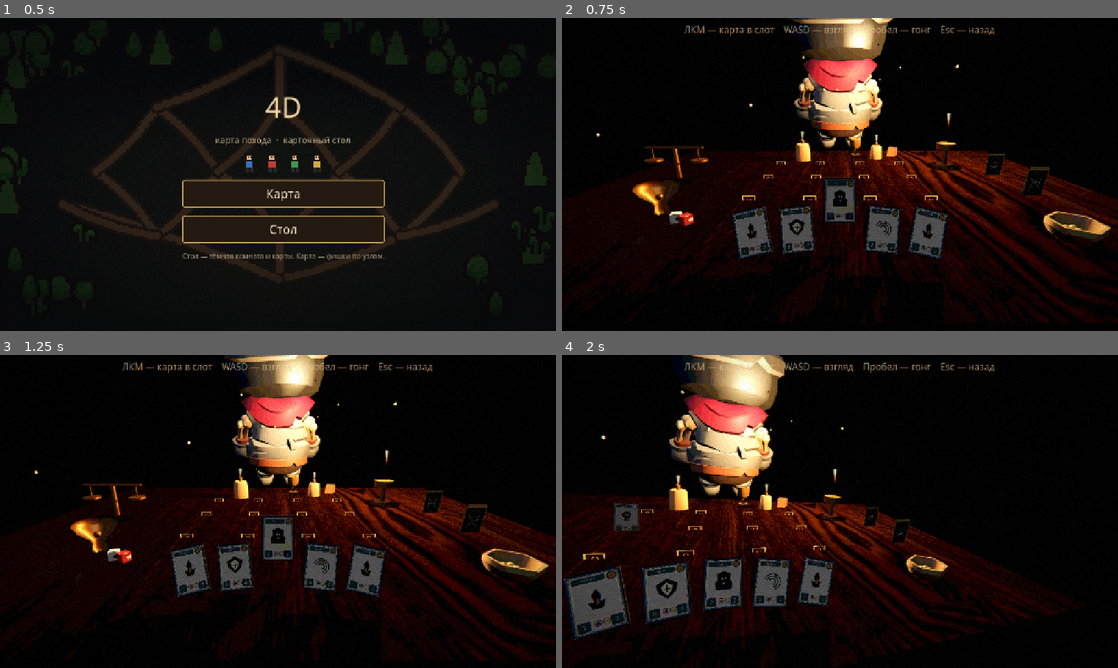
Above: before the commit, frames 1-4 (two rows, left to right).
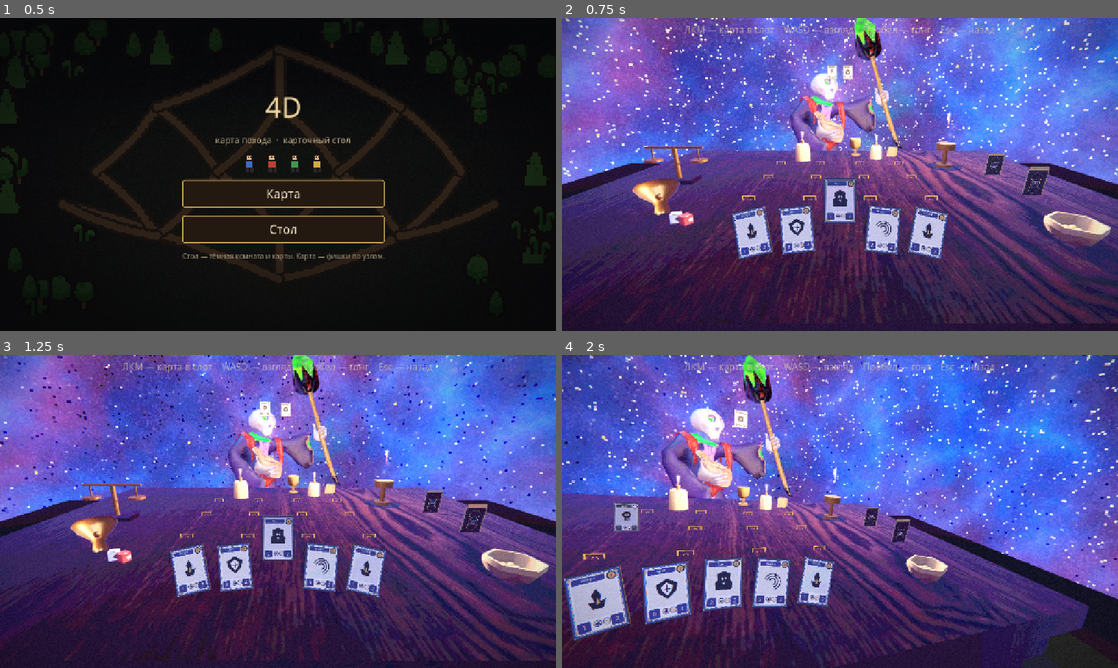
Above: after the commit, the same moments.

Repository: danyakulakov544-ux/magicka
Game: Godot game, scene res://scenes/menu/main_menu.tscn
Same seed, same stepped clock (60 frames per second), same inputs: the game is played once before the commit and once after it.
Inputs (mouse positions are in pixels of both pictures, inside the frame that each line leads up to):
- Up to frame 1 (0.5 s): no input
- Up to frame 2 (0.75 s): click "Стол" at 0.5 s
- Up to frame 3 (1.25 s): no input
- Up to frame 4 (2 s): tap Enter at 1.25 s; move the mouse to (962, 495) at 1.27 s; hold D from 1.28 s (still down); tap Q at 1.35 s; click (962, 495) at 1.42 s; tap Space at 1.52 s

Frame 1 is identical in both runs. In frame 2, 100% of the frame differs, in the area x 0-100%, y 0-100%; in frame 3, 100%; in frame 4, 100%.

Commit message:
Replace KayKit opponents with decimated heroes and a bright nebula.
The Winter King, Wizard, and Brown Bear are Grab3D CC0 models cut to 24k triangles. The undead king is Dmitry Porotnikov's Undead Mage. The night HDRI is a color-shifting space sky.

Co-authored-by: danyakulakov544-ux <danyakulakov544-ux@users.noreply.github.com>

Diff:
--- a/scripts/table/card_table.gd
+++ b/scripts/table/card_table.gd
@@ -192,99 +192,63 @@
 
 func _build_opponent() -> void:
 	var heroes := {
-		"human_king": "res://assets/kaykit/Knight.glb",
-		"mage_king": "res://assets/kaykit/Mage.glb",
-		"undead_king": "res://assets/kaykit/Skeleton_Warrior.glb",
-		"bear": "res://assets/quaternius/bear.glb",
+		"human_king": "res://assets/opponents/human_king.glb",
+		"mage_king": "res://assets/opponents/mage_king.glb",
+		"undead_king": "res://assets/opponents/undead_king.glb",
+		"bear": "res://assets/opponents/bear.glb",
 	}
 	var hero := _hero_id()
 	var path: String = str(heroes.get(hero, heroes["human_king"]))
 	var actor := (load(path) as PackedScene).instantiate() as Node3D
 	_world.add_child(actor)
-	# KayKit rigs are already about human height. Skinned-mesh bounds are not.
+	_seat_opponent(actor, hero)
+	_opponent_idle(actor)
+	var key := OmniLight3D.new()
+	key.light_color = Color(0.96, 0.94, 1.0)
+	key.light_energy = 1.55
+	key.omni_range = 4.2
+	key.shadow_enabled = false
+	key.position = Vector3(0.2, 1.35, -0.2)
+	_world.add_child(key)
+	var rim := OmniLight3D.new()
+	rim.light_color = Color(0.45, 0.72, 1.0)
+	rim.light_energy = 1.15
+	rim.omni_range = 3.4
+	rim.shadow_enabled = false
+	rim.position = Vector3(-0.55, 1.7, -1.85)
+	_world.add_child(rim)
+
+
+func _seat_opponent(actor: Node3D, hero: String) -> void:
+	var box := _merged_aabb(actor)
+	var height := maxf(box.size.y, 0.001)
+	var target_h := 1.28
 	if hero == "bear":
-		actor.scale = Vector3.ONE * 0.55
-		actor.position = Vector3(0.0, TABLE_Y - 0.02, -1.05)
-		actor.rotation.y = 0.0
-	else:
-		actor.scale = Vector3.ONE * 0.48
-		actor.position = Vector3(0.0, TABLE_Y - 0.15, -0.98)
-		actor.rotation.y = PI
-	_hide_spare_weapons(actor, hero)
-	if hero == "bear":
-		_bear_idle(actor)
-	else:
-		_play_sit(actor)
-	_wear_crown(actor)
-	var face := OmniLight3D.new()
-	face.light_color = Color(1.0, 0.78, 0.55)
-	face.light_energy = 0.7
-	face.omni_range = 1.8
-	face.shadow_enabled = false
-	face.position = Vector3(0.1, TABLE_Y + 0.55, -0.55)
-	_world.add_child(face)
-
-
-func _wear_crown(actor: Node3D) -> void:
-	var head := actor.find_child("head", true, false)
-	var crown := (load("res://assets/quaternius/Crown.glb") as PackedScene).instantiate() as Node3D
-	var host: Node = head if head != null else actor
-	host.add_child(crown)
-	# Source crown is about 8 mm tall. 22× on a unit-scale head is a small circlet.
-	crown.scale = Vector3.ONE * 0.35
-	crown.position = Vector3(0.0, 0.18, 0.04) if head != null else actor.position + Vector3(0, 0.7, 0)
-	crown.rotation = Vector3.ZERO
-
-
-func _hide_spare_weapons(root: Node, hero: String) -> void:
-	var keep := "1h_sword"
-	if hero == "mage_king":
-		keep = "2h_staff"
+		target_h = 1.15
 	elif hero == "undead_king":
-		keep = "sword"
-	for node in root.find_children("*", "Node3D", true, false):
-		var nm := String(node.name).to_lower()
-		var gear := nm.contains("sword") or nm.contains("shield") or nm.contains("spellbook") or nm.contains("wand") or nm.contains("staff") or nm.contains("axe") or nm.contains("bow")
-		if gear and not nm.contains(keep):
-			node.visible = false
-
-
-func _play_sit(root: Node) -> void:
-	var found := root.find_children("*", "AnimationPlayer", true, false)
-	if found.is_empty():
-		return
-	var ap := found[0] as AnimationPlayer
-	var chosen := ""
-	for name in ap.get_animation_list():
-		var text := String(name)
-		if text.ends_with("Sit_Chair_Idle"):
-			chosen = text
-			break
-	if chosen == "":
-		for name in ap.get_animation_list():
-			var text := String(name)
-			if text == "Idle" or text.ends_with("/Idle"):
-				chosen = text
-				break
-	if chosen == "":
-		return
-	var anim := ap.get_animation(chosen)
-	if anim:
-		anim.loop_mode = Animation.LOOP_LINEAR
-	ap.play(chosen)
-
-
-func _bear_idle(actor: Node3D) -> void:
+		target_h = 1.85
+	var s := target_h / height
+	# Imported glTF faces Godot +Z. Turn that face toward the camera (+Z world).
+	var z_max := box.position.z + box.size.z
+	var center_x := box.get_center().x
+	var y_min := box.position.y
+	actor.scale = Vector3.ONE * s
+	actor.rotation.y = 0.0
+	var floor_y := 0.02 if hero == "bear" else -0.02
+	actor.position = Vector3(-center_x * s, floor_y - y_min * s, -1.05 - z_max * s)
+
+
+func _opponent_idle(actor: Node3D) -> void:
 	var base_scale := actor.scale
 	var base_yaw := actor.rotation.y
 	var breath := create_tween()
 	breath.set_loops()
-	breath.tween_property(actor, "scale", base_scale * Vector3(1.03, 1.06, 1.03), 1.3).set_trans(Tween.TRANS_SINE).set_ease(Tween.EASE_IN_OUT)
-	breath.tween_property(actor, "scale", base_scale, 1.3).set_trans(Tween.TRANS_SINE).set_ease(Tween.EASE_IN_OUT)
+	breath.tween_property(actor, "scale", base_scale * Vector3(1.015, 1.035, 1.015), 1.7).set_trans(Tween.TRANS_SINE).set_ease(Tween.EASE_IN_OUT)
+	breath.tween_property(actor, "scale", base_scale, 1.7).set_trans(Tween.TRANS_SINE).set_ease(Tween.EASE_IN_OUT)
 	var look := create_tween()
 	look.set_loops()
-	look.tween_property(actor, "rotation:y", base_yaw + 0.18, 1.5).set_trans(Tween.TRANS_SINE).set_ease(Tween.EASE_IN_OUT)
-	look.tween_property(actor, "rotation:y", base_yaw - 0.18, 1.5).set_trans(Tween.TRANS_SINE).set_ease(Tween.EASE_IN_OUT)
+	look.tween_property(actor, "rotation:y", base_yaw + 0.06, 2.4).set_trans(Tween.TRANS_SINE).set_ease(Tween.EASE_IN_OUT)
+	look.tween_property(actor, "rotation:y", base_yaw - 0.06, 2.4).set_trans(Tween.TRANS_SINE).set_ease(Tween.EASE_IN_OUT)
 
 
 func _build_mode_props() -> void:
@@ -973,27 +937,30 @@
 	var env := WorldEnvironment.new()
 	var world_env := Environment.new()
 	var sky := Sky.new()
-	var pano := PanoramaSkyMaterial.new()
-	pano.panorama = load("res://assets/polyhaven/rogland_clear_night_1k.hdr")
-	sky.sky_material = pano
+	var nebula := ShaderMaterial.new()
+	nebula.shader = load("res://shaders/nebula_sky.gdshader")
+	nebula.set_shader_parameter("sky_cool", load("res://assets/sky/space_lightblue.jpg"))
+	nebula.set_shader_parameter("sky_warm", load("res://assets/sky/space_red.jpg"))
+	sky.sky_material = nebula
 	world_env.sky = sky
 	world_env.background_mode = Environment.BG_SKY
-	world_env.background_energy_multiplier = 0.75
+	world_env.background_energy_multiplier = 1.15
 	world_env.ambient_light_source = Environment.AMBIENT_SOURCE_SKY
-	world_env.ambient_light_energy = 0.16
+	world_env.ambient_light_energy = 0.38
 	world_env.tonemap_mode = Environment.TONE_MAPPER_FILMIC
-	world_env.tonemap_exposure = 1.05
+	world_env.tonemap_exposure = 1.08
 	world_env.glow_enabled = true
-	world_env.glow_intensity = 0.18
-	world_env.glow_bloom = 0.05
-	world_env.glow_hdr_threshold = 0.95
+	world_env.glow_intensity = 0.22
+	world_env.glow_bloom = 0.06
+	world_env.glow_hdr_threshold = 1.05
 	world_env.fog_enabled = true
 	world_env.fog_mode = Environment.FOG_MODE_DEPTH
-	world_env.fog_depth_begin = 2.6
-	world_env.fog_depth_end = 7.0
-	world_env.fog_depth_curve = 1.15
-	world_env.fog_light_color = Color(0.04, 0.05, 0.08)
-	world_env.fog_light_energy = 0.2
+	world_env.fog_sky_affect = 0.0
+	world_env.fog_depth_begin = 3.4
+	world_env.fog_depth_end = 9.0
+	world_env.fog_depth_curve = 1.2
+	world_env.fog_light_color = Color(0.28, 0.14, 0.36)
+	world_env.fog_light_energy = 0.35
 	env.environment = world_env
 	_world.add_child(env)
 
@@ -1010,15 +977,15 @@
 	_rig.add_child(_cam)
 
 	var sun := DirectionalLight3D.new()
-	sun.light_color = Color(1.0, 0.92, 0.82)
-	sun.light_energy = 0.03
-	sun.rotation_degrees = Vector3(-55, 25, 0)
+	sun.light_color = Color(0.82, 0.88, 1.0)
+	sun.light_energy = 0.55
+	sun.rotation_degrees = Vector3(-48, 18, 0)
 	sun.shadow_enabled = false
 	_world.add_child(sun)
 
 	var fill := OmniLight3D.new()
-	fill.light_color = Color(0.35, 0.45, 0.55)
-	fill.light_energy = 0.1
+	fill.light_color = Color(0.55, 0.62, 0.85)
+	fill.light_energy = 0.45
 	fill.omni_range = 3.4
 	fill.shadow_enabled = false
 	fill.position = Vector3(-0.2, 1.35, 0.4)
--- /dev/null
+++ b/shaders/nebula_sky.gdshader
@@ -0,0 +1,107 @@
+shader_type sky;
+
+// Bright, slowly drifting space.
+// Sky photos: StumpyStrust, "Space skyboxes", CC0
+// https://opengameart.org/content/space-skyboxes-0
+// Nebula motion adapted from "Nebula Stars Clouds" by grimbeef, CC0
+// https://godotshaders.com/shader/nebula-stars-clouds/
+
+uniform sampler2D sky_cool : source_color, filter_linear_mipmap, repeat_enable;
+uniform sampler2D sky_warm : source_color, filter_linear_mipmap, repeat_enable;
+
+float hash21(vec2 p) {
+	p = fract(p * vec2(123.34, 345.45));
+	p += dot(p, p + 34.345);
+	return fract(p.x * p.y);
+}
+
+float noise(vec2 p) {
+	vec2 i = floor(p);
+	vec2 f = fract(p);
+	f = f * f * (3.0 - 2.0 * f);
+	float a = hash21(i);
+	float b = hash21(i + vec2(1.0, 0.0));
+	float c = hash21(i + vec2(0.0, 1.0));
+	float d = hash21(i + vec2(1.0, 1.0));
+	return mix(mix(a, b, f.x), mix(c, d, f.x), f.y);
+}
+
+mat2 rot(float a) {
+	float c = cos(a);
+	float s = sin(a);
+	return mat2(vec2(c, -s), vec2(s, c));
+}
+
+// Same layered flow as the CC0 nebula shader, with value noise instead of a texture.
+float flow(vec2 p, float t) {
+	float z = 2.0;
+	float rz = 0.02;
+	vec2 bp = p;
+	for (float i = 1.0; i < 6.0; i += 1.0) {
+		p += t * 0.35;
+		bp += t * 0.22;
+		vec2 gr = vec2(
+			noise(p + vec2(0.09, 0.0)) - noise(p - vec2(0.09, 0.0)),
+			noise(p + vec2(0.0, 0.09)) - noise(p - vec2(0.0, 0.09))
+		);
+		gr *= rot(t * 0.15 - (0.05 * p.x + 0.03 * p.y));
+		p += gr * 0.85;
+		rz += (sin(noise(p) * 6.0) * 0.45 + 0.62) / z;
+		p = mix(bp, p, 0.92);
+		z *= 1.45;
+		p *= 2.0;
+		bp *= 1.85;
+	}
+	return rz;
+}
+
+vec3 hue_shift(vec3 col, float h) {
+	vec3 k = vec3(0.57735);
+	float c = cos(h);
+	return col * c + cross(k, col) * sin(h) + k * dot(k, col) * (1.0 - c);
+}
+
+void sky() {
+	vec3 dir = normalize(EYEDIR);
+	float lon = atan(dir.z, dir.x);
+	float lat = asin(clamp(dir.y, -1.0, 1.0));
+	vec2 uv = vec2(fract(lon / TAU + 0.5 + TIME * 0.004), lat / PI + 0.5);
+
+	vec3 cool = texture(sky_cool, uv).rgb;
+	vec3 warm = texture(sky_warm, uv).rgb;
+	float crossfade = 0.35 + 0.45 * sin(TIME * 0.14);
+	vec3 photo = mix(cool, warm, crossfade);
+	photo = pow(max(photo, vec3(0.02)), vec3(0.78));
+	photo = hue_shift(photo, sin(TIME * 0.09) * 0.9);
+	photo *= vec3(0.95, 1.05, 1.2);
+
+	float t = TIME * 0.05;
+	vec2 p = vec2(lon, lat) * 1.35 + vec2(t * 0.35, t * 0.12);
+	float a = flow(p, t);
+	float b = flow(p * 1.4 + vec2(2.2, 1.1), t + 1.7);
+	vec3 magenta = vec3(1.0, 0.18, 0.55);
+	vec3 cyan = vec3(0.1, 0.85, 1.0);
+	vec3 gold = vec3(1.0, 0.72, 0.15);
+	vec3 violet = vec3(0.55, 0.2, 1.0);
+	// Spatially separated hues. Mixing them in one pixel turns the sky gray.
+	float band = sin(a * 1.6 + TIME * 0.18);
+	float band2 = sin(b * 1.35 - TIME * 0.12);
+	vec3 tint = mix(magenta, cyan, smoothstep(-0.2, 0.85, band));
+	tint = mix(tint, gold, smoothstep(0.15, 0.95, band2));
+	tint = mix(tint, violet, smoothstep(0.45, 1.0, sin(a * 0.7 + b + TIME * 0.08)) * 0.65);
+
+	float star_cell = 180.0;
+	vec2 cell = floor(vec2(lon, lat) * star_cell);
+	float r = hash21(cell);
+	float stars = 0.0;
+	if (r > 0.965) {
+		float tw = 0.4 + 0.6 * sin(TIME * (1.2 + r * 5.0) + r * 80.0);
+		stars = tw * (0.7 + r);
+	}
+
+	float up = smoothstep(-0.35, 0.8, dir.y);
+	vec3 col = photo * tint * mix(1.35, 1.7, up);
+	col += tint * 0.22;
+	col += vec3(stars);
+	COLOR = col;
+}
--- a/tools/render_portraits.gd
+++ b/tools/render_portraits.gd
@@ -4,10 +4,10 @@
 ## Replace the PNGs later; paths stay the same.
 
 const HEROES := [
-	{"id": "human_king", "scene": "res://assets/kaykit/Knight.glb", "border": Color("d4a24a")},
-	{"id": "mage_king", "scene": "res://assets/kaykit/Mage.glb", "border": Color("6f8fd4")},
-	{"id": "undead_king", "scene": "res://assets/kaykit/Skeleton_Warrior.glb", "border": Color("8d9a78")},
-	{"id": "bear", "scene": "res://assets/quaternius/bear.glb", "border": Color("c47848")},
+	{"id": "human_king", "scene": "res://assets/opponents/human_king.glb", "border": Color("d4a24a")},
+	{"id": "mage_king", "scene": "res://assets/opponents/mage_king.glb", "border": Color("6f8fd4")},
+	{"id": "undead_king", "scene": "res://assets/opponents/undead_king.glb", "border": Color("8d9a78")},
+	{"id": "bear", "scene": "res://assets/opponents/bear.glb", "border": Color("c47848")},
 ]
 
 
@@ -52,18 +52,22 @@
 	var height := maxf(box.size.y, 0.001)
 	var focus := box.get_center()
 	focus.y = box.position.y + box.size.y * 0.78
-	if str(hero["id"]) == "bear":
+	if str(hero["id"]) == "undead_king":
+		focus.y = box.position.y + box.size.y * 0.48
+	elif str(hero["id"]) == "bear":
 		focus = box.get_center()
-		focus.y = box.position.y + box.size.y * 0.62
+		focus.y = box.position.y + box.size.y * 0.72
 	var cam := Camera3D.new()
 	cam.fov = 32.0
 	cam.current = true
 	world.add_child(cam)
+	# Models face Godot +Z.
 	if str(hero["id"]) == "bear":
-		focus = Vector3(box.get_center().x, box.position.y + box.size.y * 0.42, box.position.z + box.size.z * 0.18)
-		cam.position = Vector3(focus.x + 0.15, focus.y + 0.35, box.position.z - 0.35)
+		focus = Vector3(box.get_center().x, box.position.y + box.size.y * 0.8, box.position.z + box.size.z * 0.78)
+		cam.position = Vector3(focus.x, focus.y + box.size.y * 0.04, box.position.z + box.size.z * 1.45)
+		cam.fov = 28.0
 	else:
-		cam.position = focus + Vector3(0.0, height * 0.08, height * 1.35)
+		cam.position = focus + Vector3(0.0, height * 0.04, height * 0.9)
 	cam.look_at(focus, Vector3.UP)
 	for _i in 6:
 		await process_frame
Binary file removed: assets/kaykit/Knight.glb
Not shown, removed: assets/kaykit/Knight.glb.import
Binary file removed: assets/kaykit/Knight_knight_texture.png
Not shown, removed: assets/kaykit/Knight_knight_texture.png.import
Binary file removed: assets/kaykit/Mage.glb
Not shown, removed: assets/kaykit/Mage.glb.import
Binary file removed: assets/kaykit/Mage_mage_texture.png
Not shown, removed: assets/kaykit/Mage_mage_texture.png.import
Binary file removed: assets/kaykit/Skeleton_Warrior.glb
Not shown, removed: assets/kaykit/Skeleton_Warrior.glb.import
Binary file removed: assets/kaykit/Skeleton_Warrior_skeleton_texture.png
Not shown, removed: assets/kaykit/Skeleton_Warrior_skeleton_texture.png.import
(and 141 more such lines)
